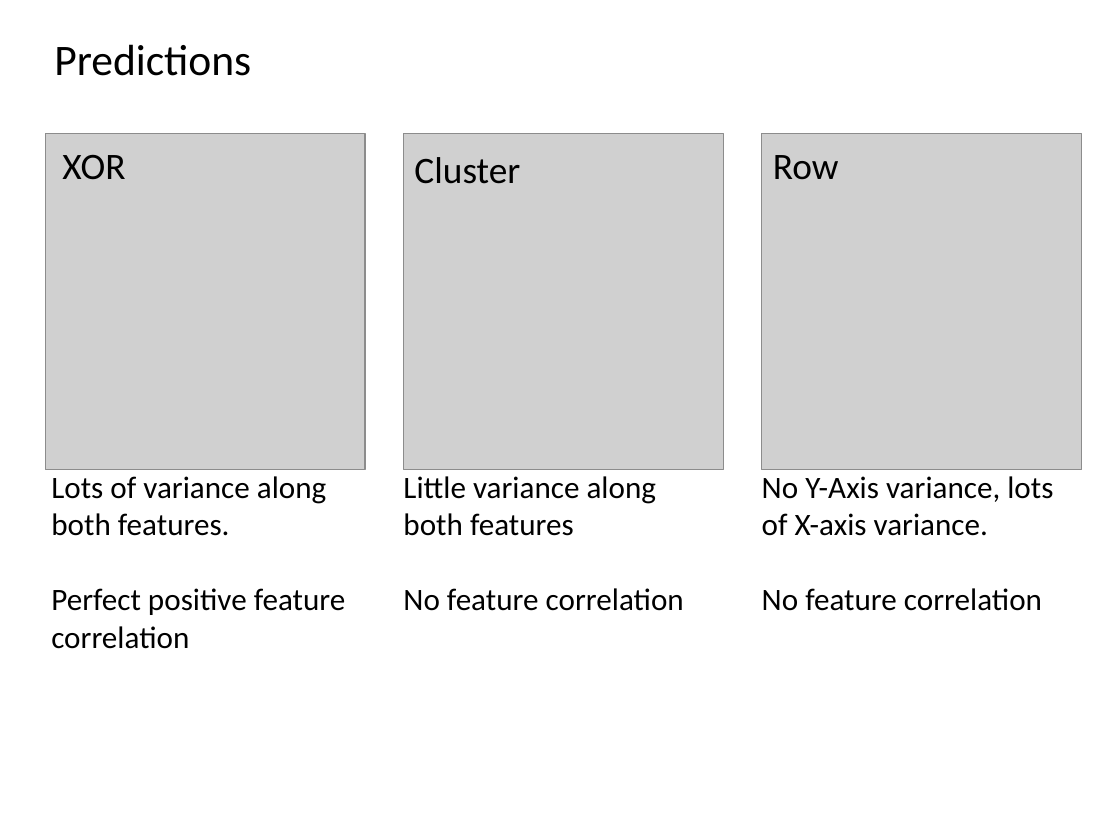
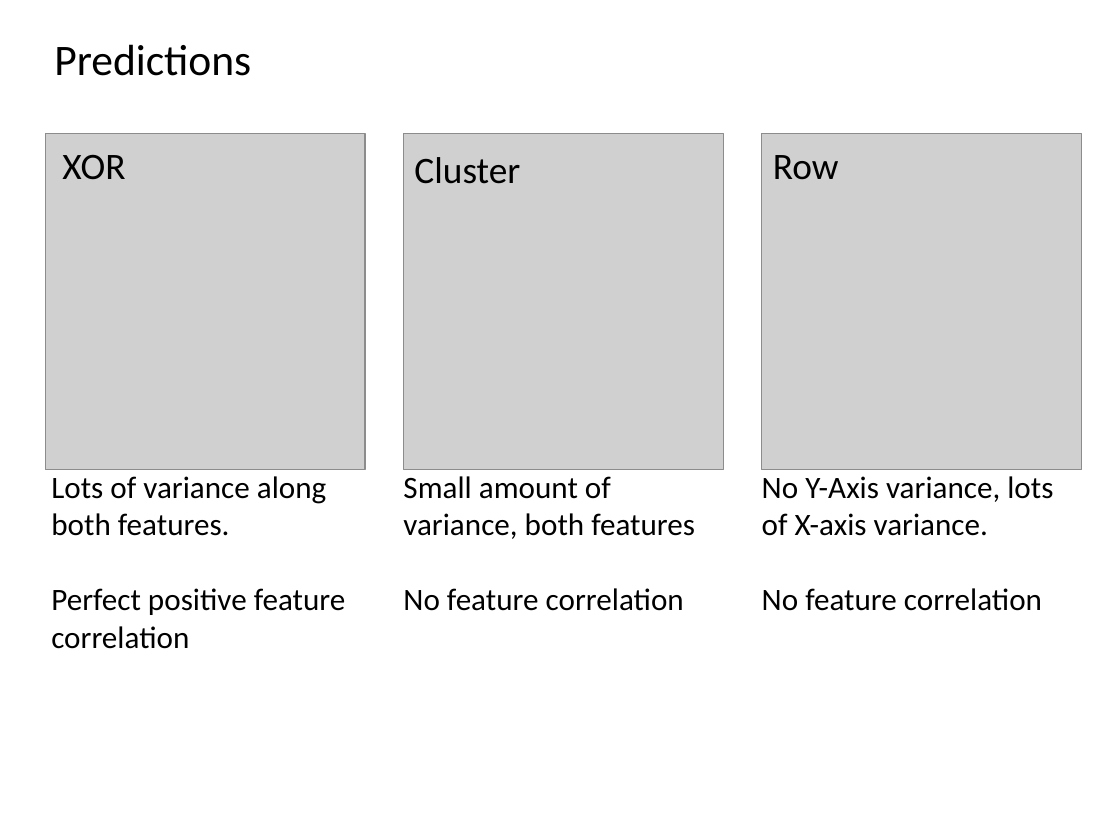
Before and after one commit to AusterweilLab/generating_categories, a slide deck: slide 16 of Presentations/ccn-bbag-march-2-2017.pptx. Drawn at 1120x840 pixels with LibreOffice and Linux fonts; fonts in the diff are those of the drawing; grey boxes stand for pictures. Boxes give left, top, right and bottom in pixels: in the first picture for what was removed or moved away, otherwise in the second. Text is boxed around its words. In the diff, an @@ line names an element or a change of style, - is before the commit and + after.

```diff
--- a/Presentations/ccn-bbag-march-2-2017.pptx
+++ b/Presentations/ccn-bbag-march-2-2017.pptx
@@ text at [403, 476, 695, 539]: text changed @@
-Little variance along both features
+Small amount of variance, both features
```
Also in this commit, not shown: 4 other slides changed, 6 slides added, 5 slides removed, 11 other files.
